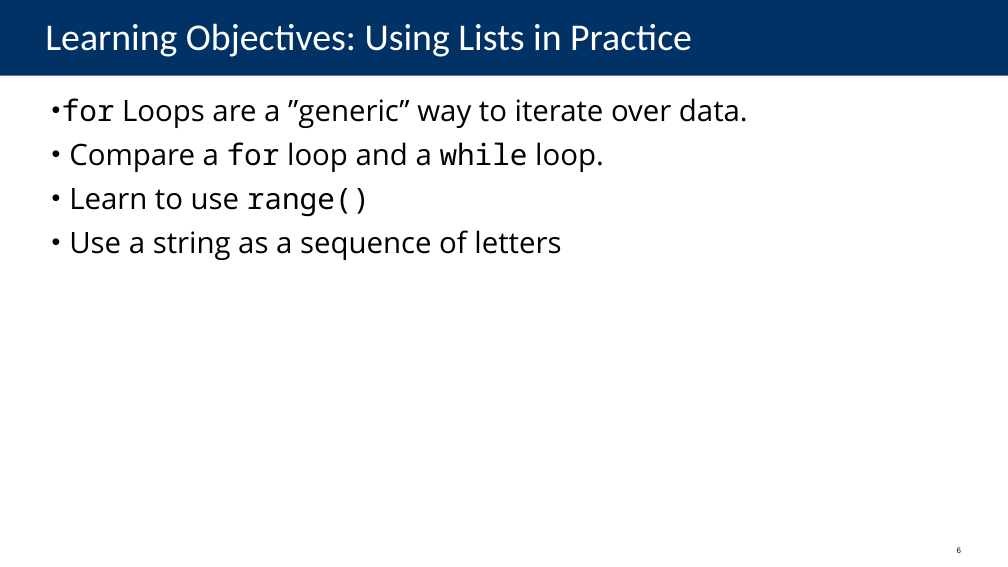
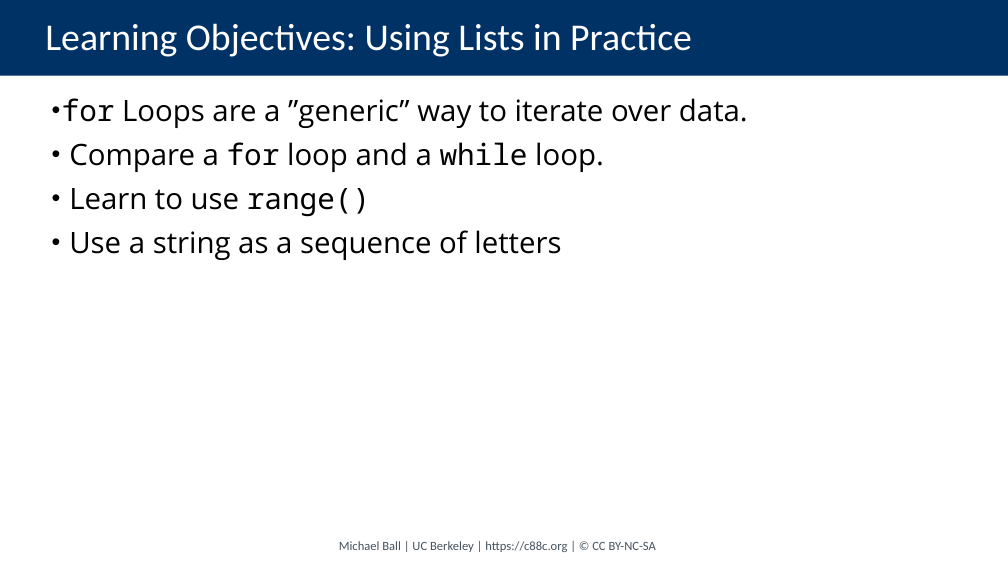
Before and after one commit to cs88-website/sp24, a slide deck: slide 11 of assets/slides/sp24/04-Sequences.pptx (slide 6 before the commit). Drawn at 1008x567 pixels with LibreOffice and Linux fonts; fonts in the diff are those of the drawing. Boxes give left, top, right and bottom in pixels: in the first picture for what was removed or moved away, otherwise in the second. Text is boxed around its words. In the diff, an @@ line names an element or a change of style, - is before the commit and + after.

```diff
--- a/assets/slides/sp24/04-Sequences.pptx
+++ b/assets/slides/sp24/04-Sequences.pptx
@@ text added at [339, 541, 656, 552], 12 pt, text #46535E @@
+Michael Ball | UC Berkeley | https://c88c.org | © CC BY-NC-SA
@@ page number removed at [957, 547, 961, 553] @@
-6
```
Also in this commit, not shown: 17 other slides changed, 17 slides added, 2 slides removed, 41 other files.
